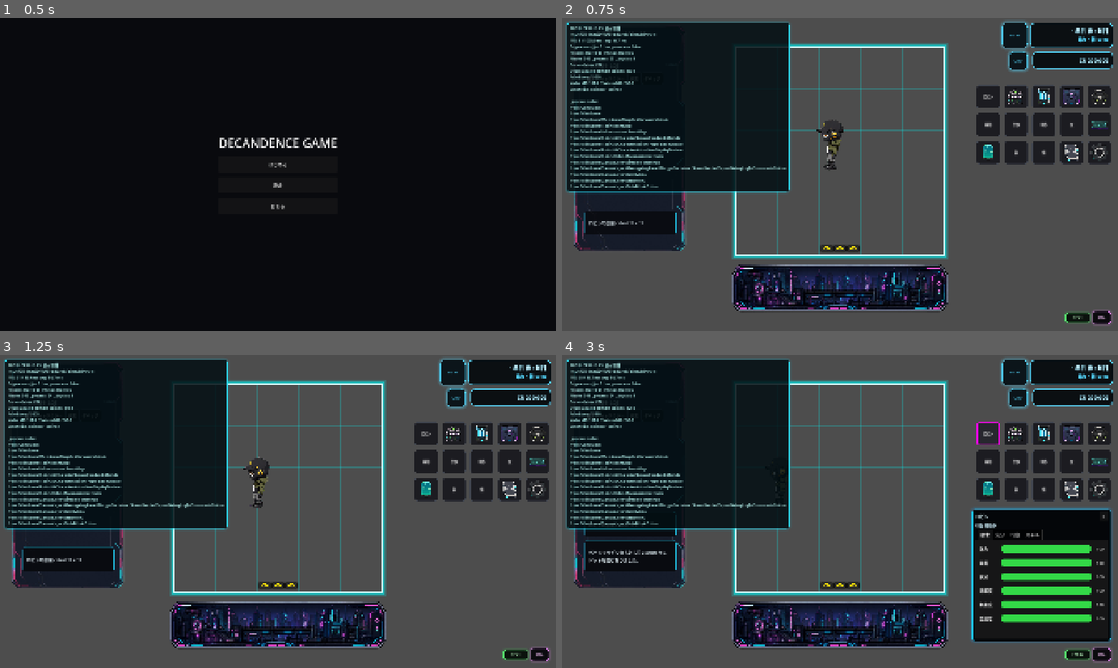
Above: before the commit, frames 1-4 (two rows, left to right).
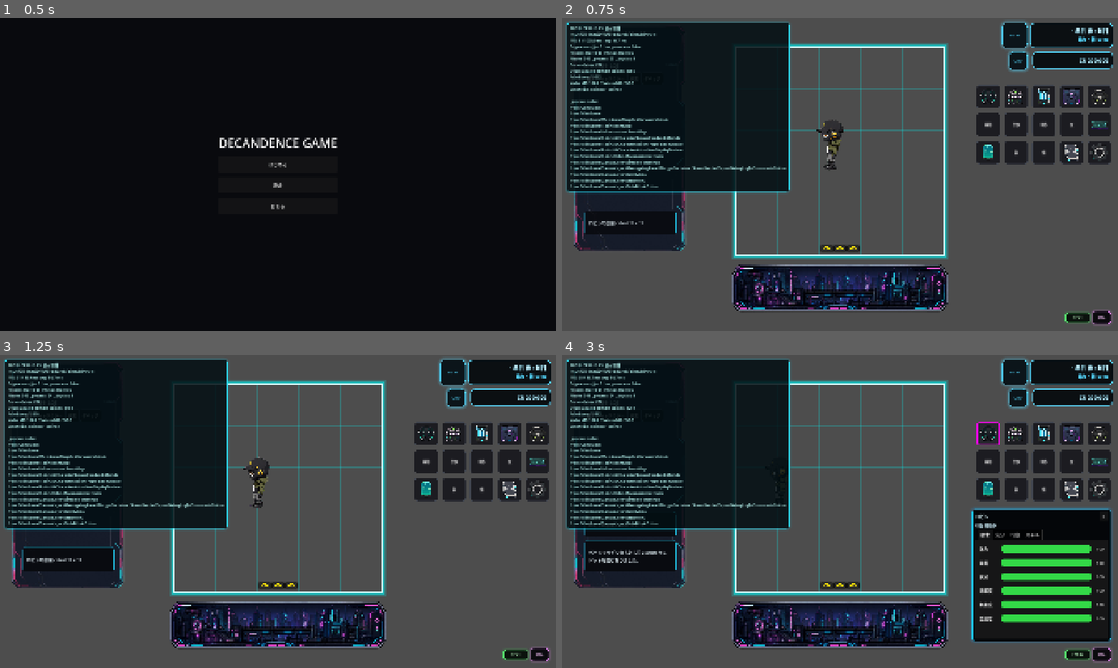
Above: after the commit, the same moments.

Repository: grimoire1089-coder/optimistic
Game: Godot game, scene res://Scenes/Boot/TitleScene.tscn
Same seed, same stepped clock (60 frames per second), same inputs: the game is played once before the commit and once after it. Sound files missing from this copy of the repository are replaced by a short silence.
Inputs (mouse positions are in pixels of both pictures, inside the frame that each line leads up to):
- Up to frame 1 (0.5 s): no input
- Up to frame 2 (0.75 s): click "はじめる" at 0.5 s
- Up to frame 3 (1.25 s): no input
- Up to frame 4 (3 s): click "BGM" at 1.25 s; click "OFF" at 2 s; click (990, 433) at 2.75 s

Frame 1 is identical in both runs. In frame 2, less than 0.1% of the frame differs, in the area x 5-79%, y 16-28%; in frame 3, less than 0.1%; in frame 4, less than 0.1%, in the area x 5-79%, y 17-28%.

Commit message:
Set Robin HUD button icon

Diff:
--- a/Scripts/UI/HUD/RobinHudButton.gd
+++ b/Scripts/UI/HUD/RobinHudButton.gd
@@ -2,17 +2,24 @@
 class_name RobinHudButton
 
 const DEFAULT_CLICK_SFX_PATH := "res://Assets/Audio/SFX/UI/UI_Click_001.ogg"
+const DEFAULT_AI_CHARACTER_ICON_PATH := "res://Assets/UI/Icons/AI_Character.png"
 
 @export var label_text: String = "ロビン"
 @export var ai_hud_path: NodePath = NodePath("../AICharacterHud")
 @export var robin_path: NodePath = NodePath("../../Robin")
 @export var click_sfx: AudioStream
 @export var click_sfx_volume_db: float = 0.0
+@export var ai_character_icon: Texture2D
 
 
 func _ready() -> void:
 	_apply_square_button_layout()
-	text = label_text
+	_load_default_ai_character_icon_if_needed()
+	if icon != null:
+		HudButtonStyle.apply_icon_button_layout(self)
+		text = ""
+	elif text.is_empty():
+		text = label_text
 	_load_default_click_sfx_if_needed()
 	pressed.connect(_on_pressed)
 
@@ -46,6 +53,15 @@
 		click_sfx = load(DEFAULT_CLICK_SFX_PATH) as AudioStream
 
 
+func _load_default_ai_character_icon_if_needed() -> void:
+	if ai_character_icon == null and icon != null:
+		ai_character_icon = icon
+	if ai_character_icon == null and ResourceLoader.exists(DEFAULT_AI_CHARACTER_ICON_PATH):
+		ai_character_icon = load(DEFAULT_AI_CHARACTER_ICON_PATH) as Texture2D
+	if ai_character_icon != null:
+		icon = ai_character_icon
+
+
 func _apply_square_button_layout() -> void:
 	HudButtonStyle.apply_square_button_layout(
 		self,
